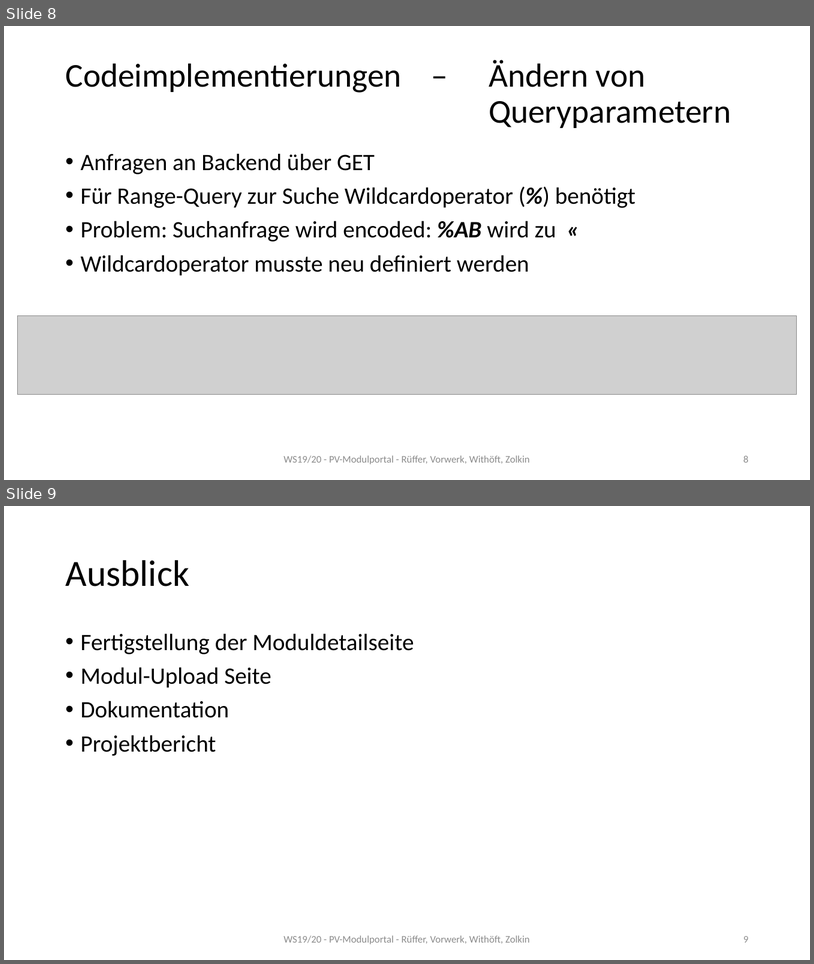
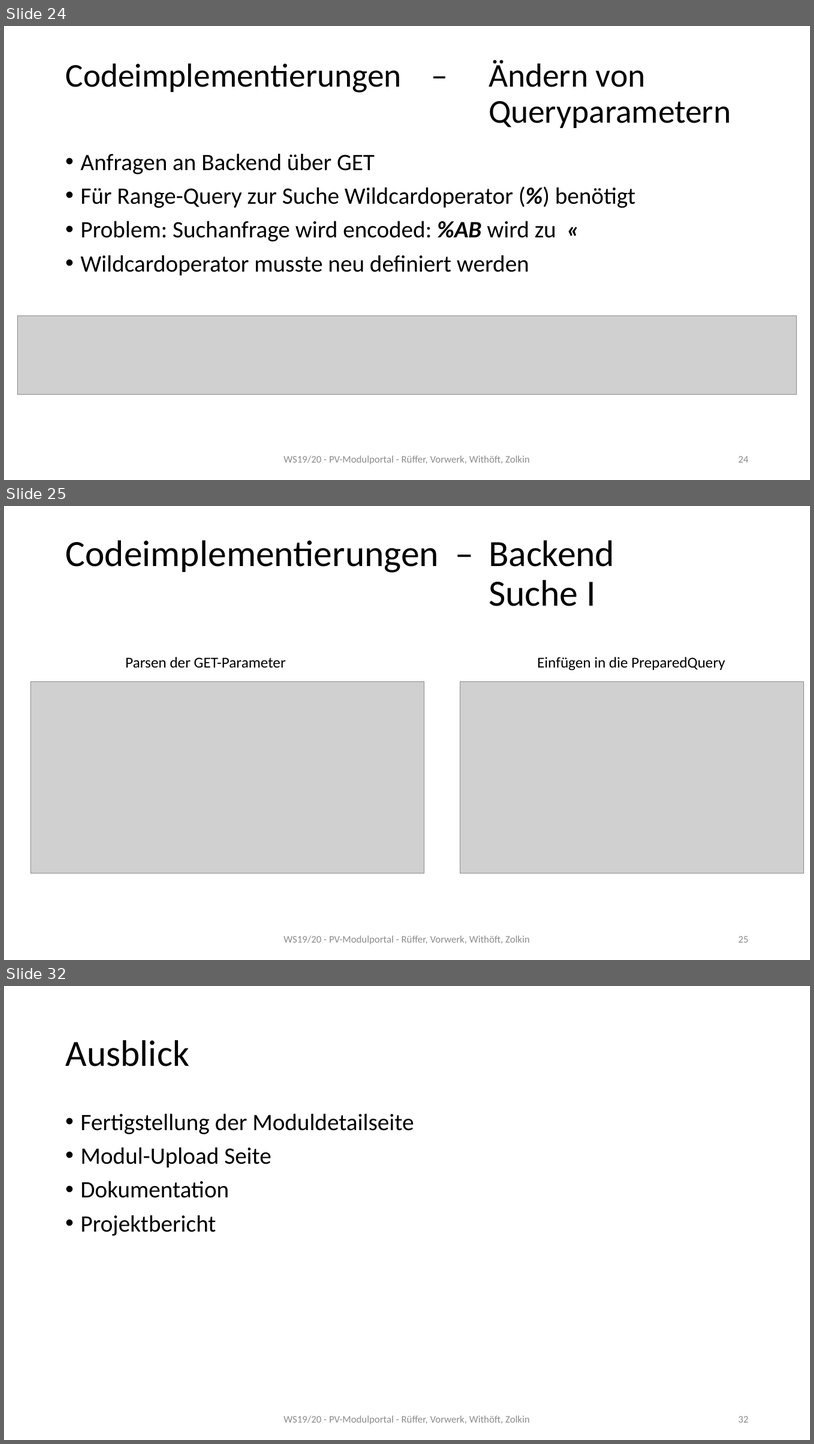
Before and after one commit to mwithoeft/Webengineering, a slide deck: docs/Seminarvortrag.pptx. Shown one above the other, each under a label of ours: slides 8 and 9 before the commit, slides 24, 25 and 32 after it; the slides between them are not shown. The pictures are 814x964 and 814x1444 pixels, drawn with LibreOffice and Linux fonts; fonts in the diff are those of the drawing; grey boxes stand for pictures. Boxes give left, top, right and bottom in pixels: in the first picture for what was removed or moved away, otherwise in the second. Text is boxed around its words. In the diff, an @@ line names an element or a change of style, - is before the commit and + after.

Commit message:
Added all relevant diagrams/info from backend

```diff
--- a/docs/Seminarvortrag.pptx
+++ b/docs/Seminarvortrag.pptx
@@ slide 25 added at [4,506,810,960], background #FFFFFF @@
@@ title added at [65,540,615,606], 44 pt, text #000000 @@
+Codeimplementierungen – Backend
+Suche I
@@ text added at [125,657,286,668], 18 pt, text #000000 @@
+Parsen der GET-Parameter
@@ text added at [537,657,725,670], 18 pt, text #000000 @@
+Einfügen in die PreparedQuery
@@ picture added at [30,681,425,873] @@
@@ picture added at [461,681,804,873] @@
@@ text added at [284,935,530,944], 12 pt, text #8C8C8C @@
+WS19/20 - PV-Modulportal - Rüffer, Vorwerk, Withöft, Zolkin
@@ page number added at [738,936,749,942], 12 pt, text #8C8C8C @@
+25
@@ what was slide 8 is now slide 24 @@
@@ page number at [738,456,749,462]: text changed @@
-8
+24
@@ what was slide 9 is now slide 32 @@
@@ page number at [738,1416,749,1422]: text changed @@
-9
+32
```
Also in this commit, not shown: 22 other slides added, 7 other files.
